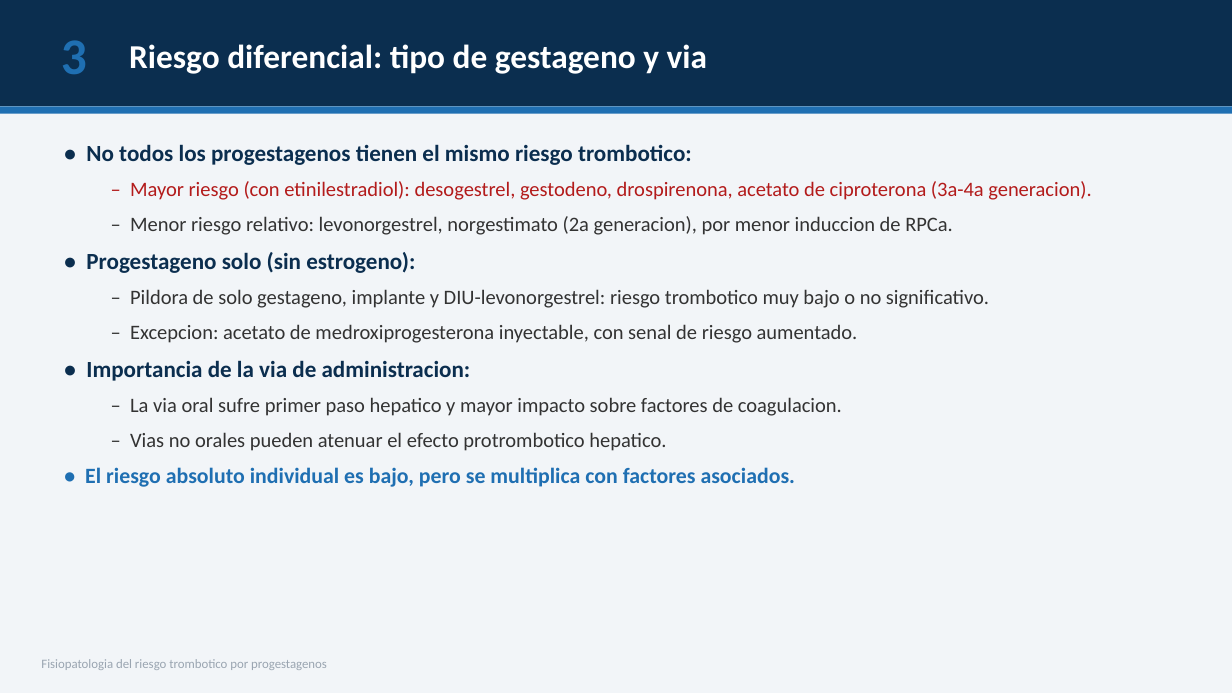
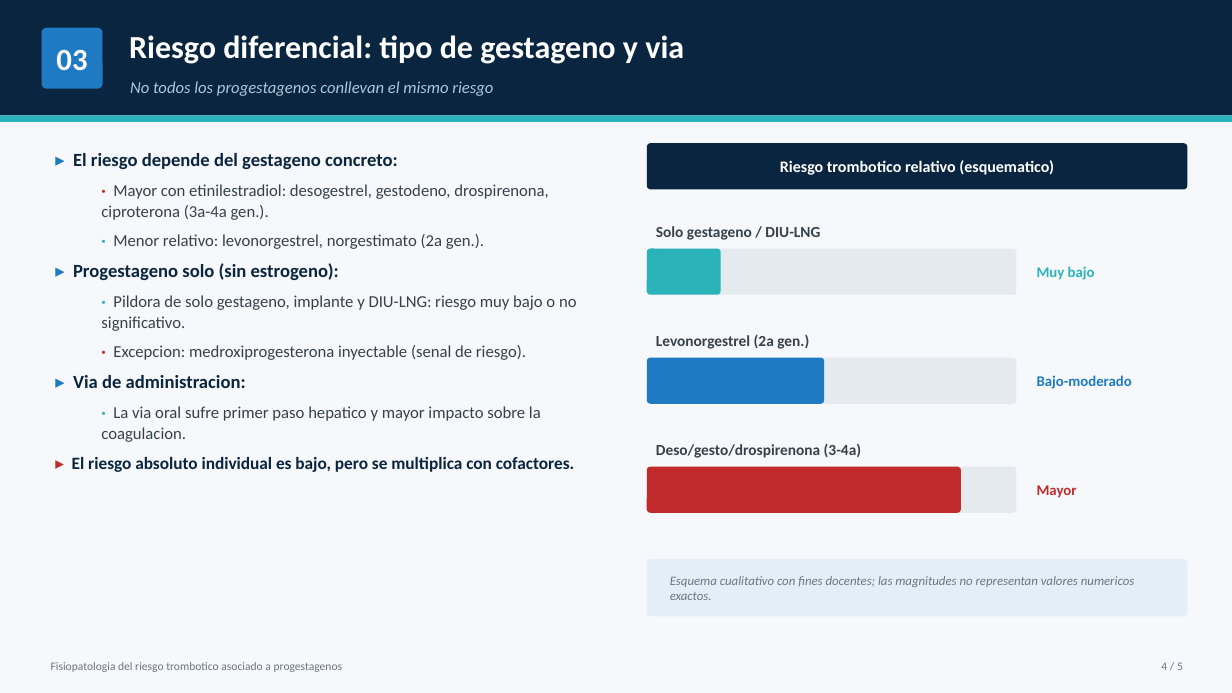
Before and after one commit to camiquime98/luminoche-web, a slide deck: slide 4 of presentacion/Fisiopatologia_riesgo_trombotico_progestagenos.pptx. Drawn at 1232x693 pixels with LibreOffice and Linux fonts; fonts in the diff are those of the drawing. Boxes give left, top, right and bottom in pixels: in the first picture for what was removed or moved away, otherwise in the second. Text is boxed around its words. In the diff, an @@ line names an element or a change of style, - is before the commit and + after.

```diff
--- a/presentacion/Fisiopatologia_riesgo_trombotico_progestagenos.pptx
+++ b/presentacion/Fisiopatologia_riesgo_trombotico_progestagenos.pptx
@@ background #F2F5F8 to #F6F8FB @@
@@ rectangle: place and size @@
-rectangle at (0,0,1232,106)
+rectangle at (0,0,1232,116)
@@ rectangle at (0,0,1232,116): fill #0B2E4F to #0A2540 @@
@@ rounded rectangle added at (42,28,103,89), fill #1E7AC2 @@
@@ text "Riesgo diferencial: tipo de gestageno ...": place and size @@
-text "Riesgo diferencial: tipo de gestageno ..." at (129,44,707,74)
+text "Riesgo diferencial: tipo de gestageno ..." at (129,35,684,64)
@@ text "Riesgo diferencial: tipo de gestageno ..." at (129,35,684,64): size 26 to 25 pt; vertical alignment middle to top @@
@@ text added at (56,50,87,71), 24 pt, text #FFFFFF, bold @@
+03
@@ text removed at (61,40,87,74) @@
-3
@@ text added at (130,81,493,96), 13 pt, text #AEC5DC, italic @@
+No todos los progestagenos conllevan el mismo riesgo
@@ rectangle: place and size @@
-rectangle at (0,106,1232,114)
+rectangle at (0,116,1232,122)
@@ rectangle at (0,116,1232,122): fill #1F6FB2 to #2AB3B8 @@
@@ rounded rectangle added at (647,143,1188,189), fill #0A2540 @@
@@ text at (72,153,577,472): text changed; size 16 to 13 pt; text colour #333333 to #37414B @@
-• No todos los progestagenos tienen el mismo riesgo trombotico:
-  – Mayor riesgo (con etinilestradiol): desogestrel, gestodeno, drospirenona, acetato de ciproterona (3a-4a generacion).
-  – Menor riesgo relativo: levonorgestrel, norgestimato (2a generacion), por menor induccion de RPCa.
-• Progestageno solo (sin estrogeno):
-  – Pildora de solo gestageno, implante y DIU-levonorgestrel: riesgo trombotico muy bajo o no significativo.
-  – Excepcion: acetato de medroxiprogesterona inyectable, con senal de riesgo aumentado.
-• Importancia de la via de administracion:
-  – La via oral sufre primer paso hepatico y mayor impacto sobre factores de coagulacion.
-  – Vias no orales pueden atenuar el efecto protrombotico hepatico.
-• El riesgo absoluto individual es bajo, pero se multiplica con factores asociados.
+▸ El riesgo depende del gestageno concreto:
+  · Mayor con etinilestradiol: desogestrel, gestodeno, drospirenona, ciproterona (3a-4a gen.).
+  · Menor relativo: levonorgestrel, norgestimato (2a gen.).
+▸ Progestageno solo (sin estrogeno):
+  · Pildora de solo gestageno, implante y DIU-LNG: riesgo muy bajo o no significativo.
+  · Excepcion: medroxiprogesterona inyectable (senal de riesgo).
+▸ Via de administracion:
+  · La via oral sufre primer paso hepatico y mayor impacto sobre la coagulacion.
+▸ El riesgo absoluto individual es bajo, pero se multiplica con cofactores.
@@ text added at (780,160,1054,175), 12.5 pt, text #FFFFFF, bold @@
+Riesgo trombotico relativo (esquematico)
@@ text added at (656,226,820,240), 12 pt, text #37414B, bold @@
+Solo gestageno / DIU-LNG
@@ rounded rectangle added at (647,249,1017,295), fill #E5EAEF @@
@@ rounded rectangle added at (647,249,721,295), fill #2AB3B8 @@
@@ text added at (1037,266,1095,280), 11.5 pt, text #2AB3B8, bold @@
+Muy bajo
@@ rounded rectangle added at (647,358,1017,404), fill #E5EAEF @@
@@ rounded rectangle added at (647,358,824,404), fill #1E7AC2 @@
@@ text added at (656,335,809,349), 12 pt, text #37414B, bold @@
+Levonorgestrel (2a gen.)
@@ text added at (1037,375,1132,389), 11.5 pt, text #1E7AC2, bold @@
+Bajo-moderado
@@ text added at (656,444,861,458), 12 pt, text #37414B, bold @@
+Deso/gesto/drospirenona (3-4a)
@@ rounded rectangle added at (647,467,1017,513), fill #E5EAEF @@
@@ rounded rectangle added at (647,467,961,513), fill #C02A2A @@
@@ text added at (1037,485,1077,498), 11.5 pt, text #C02A2A, bold @@
+Mayor
@@ rounded rectangle added at (647,559,1188,616), fill #E3EEF7 @@
@@ text added at (670,576,1134,600), 10 pt, text #6B7680, italic @@
+Esquema cualitativo con fines docentes; las magnitudes no representan valores numericos exactos.
@@ text at (51,662,343,672): text changed; size 10 to 9 pt; text colour #9AA5B1 to #6B7680 @@
-Fisiopatologia del riesgo trombotico por progestagenos
+Fisiopatologia del riesgo trombotico asociado a progestagenos
@@ text added at (1161,662,1183,670), 9 pt, text #6B7680 @@
+4 / 5
```
Also in this commit, not shown: 4 other slides changed, 6 other files.
